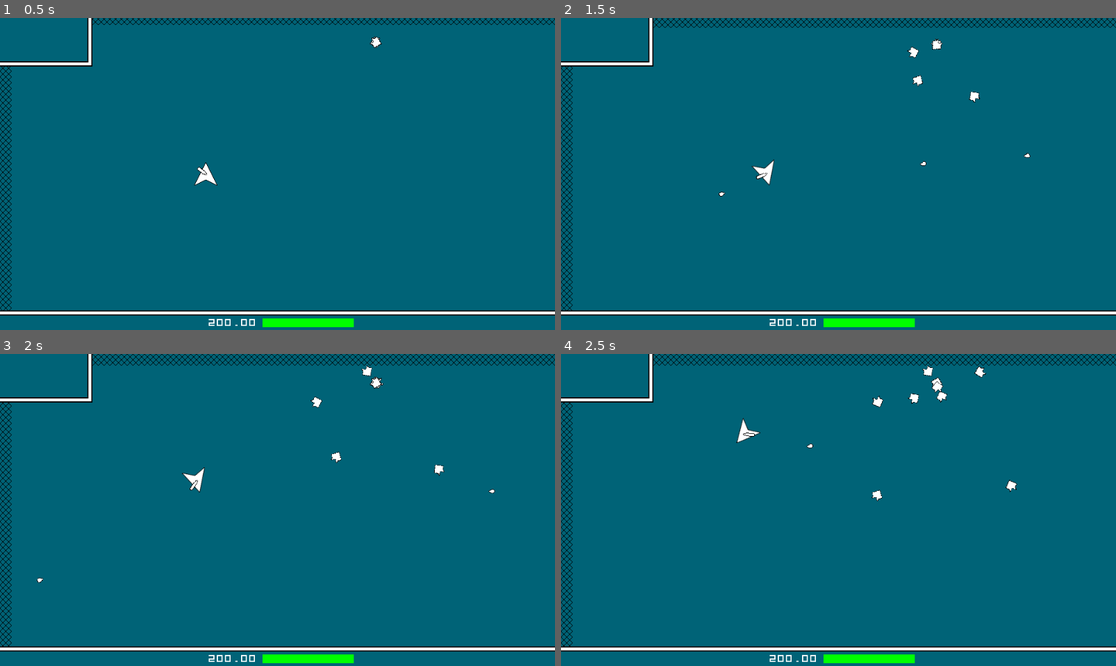
Above: before the commit, frames 1-4 (two rows, left to right).
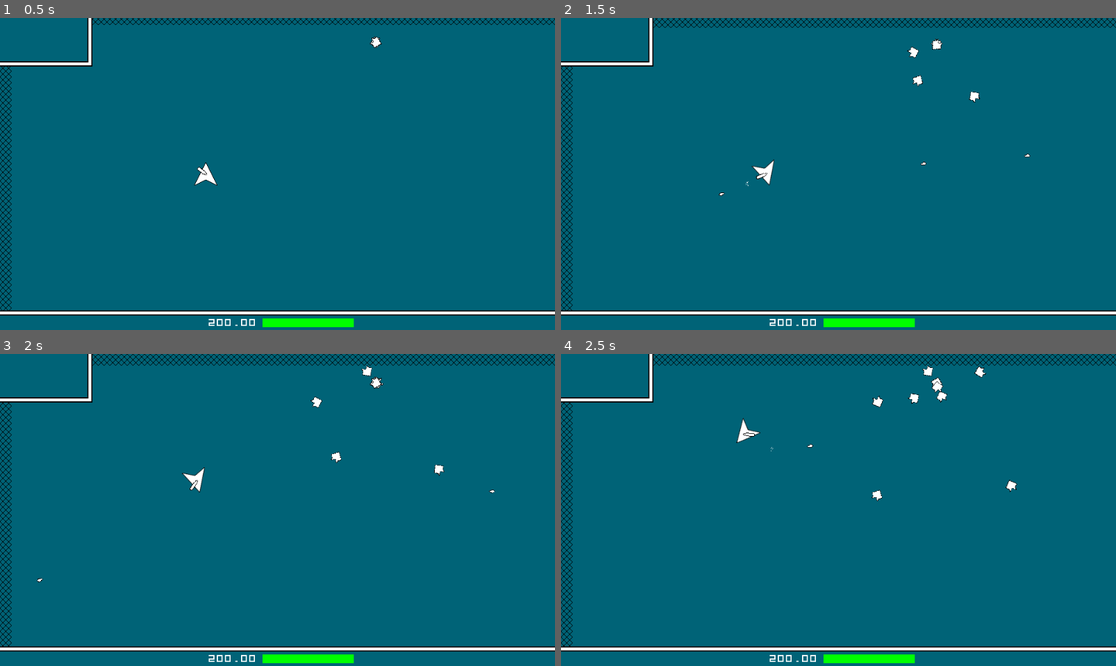
Above: after the commit, the same moments.

Repository: LangII/ProjectSpaceMiner
Game: Godot game, scene res://scenes/Main.tscn
The game is run twice, just before and just after one commit, with the same random seed, the same clock (stepped at 60 frames per second) and the same inputs.
Inputs (mouse positions are in pixels of both pictures, inside the frame that each line leads up to):
- Up to frame 1 (0.5 s): no input
- Up to frame 2 (1.5 s): move the mouse to (960, 158) at 0.52 s; press the mouse at (960, 158) at 0.53 s; hold D (right) 0.53-1.28 s; move the mouse to (727, 189) at 1.27 s; release the mouse at (727, 189) at 1.28 s; hold S (down) from 1.28 s (still down); click (727, 189) at 1.35 s
- Up to frame 3 (2 s): keep holding S (down)
- Up to frame 4 (2.5 s): move the mouse to (894, 441) at 2.02 s; release S (down) at 2.03 s; hold D (right) from 2.03 s (still down); hold T (test) from 2.03 s (still down); click (894, 441) at 2.3 s

Frame 1 is identical in both runs. In frame 2, less than 0.1% of the frame differs, in the area x 28-85%, y 43-58%; in frame 3, less than 0.1%; in frame 4, less than 0.1%.

Commit message:
add shoot bullet particles

Diff:
--- a/scenes/Bullet01.tscn
+++ b/scenes/Bullet01.tscn
@@ -1,7 +1,7 @@
 [gd_scene load_steps=4 format=2]
 
 [ext_resource path="res://scripts/Bullet01.gd" type="Script" id=1]
-[ext_resource path="res://sprites/bullet_01.png" type="Texture" id=2]
+[ext_resource path="res://sprites/bullet_01a.png" type="Texture" id=2]
 
 [sub_resource type="CircleShape2D" id=1]
 radius = 4.0
--- a/scenes/Gameplay.tscn
+++ b/scenes/Gameplay.tscn
@@ -26,6 +26,16 @@
 scale = 2.0
 color = Color( 0.588235, 0.588235, 0.588235, 1 )
 
+[sub_resource type="ParticlesMaterial" id=3]
+lifetime_randomness = 0.8
+flag_disable_z = true
+direction = Vector3( 0, -1, 0 )
+spread = 20.0
+gravity = Vector3( 0, 0, 0 )
+initial_velocity = 100.0
+orbit_velocity = 0.0
+orbit_velocity_random = 0.0
+
 [node name="Gameplay" type="Node"]
 script = ExtResource( 1 )
 
@@ -50,3 +60,14 @@
 explosiveness = 0.9
 randomness = 0.6
 process_material = SubResource( 2 )
+
+[node name="ShipShootBulletParticles2D" type="Particles2D" parent="."]
+emitting = false
+amount = 12
+lifetime = 0.2
+one_shot = true
+explosiveness = 0.8
+randomness = 0.8
+process_material = SubResource( 3 )
+
+[node name="BulletToAnyColParticles2D" type="Particles2D" parent="."]
--- a/scripts/Gameplay.gd
+++ b/scripts/Gameplay.gd
@@ -21,7 +21,7 @@
 var HUD_SCN_REF = 'res://scenes/Hud.tscn'
 
 #onready var SEED = util.rng.randi()
-#onready var SEED = hash('1234')
+#onready var SEED = hash('bender rules')
 onready var SEED = 4057731354
 
 var tile_map_logic = null
@@ -183,3 +183,9 @@
 func setEnemyColParticles(_pos):
     $ShipToEnemyColParticles2D.global_position = _pos
     $ShipToEnemyColParticles2D.restart()
+
+
+func setShipShootBulletParticles(_pos, _rot):
+    $ShipShootBulletParticles2D.global_position = _pos
+    $ShipShootBulletParticles2D.rotation = _rot
+    $ShipShootBulletParticles2D.restart()
--- a/scripts/Ship.gd
+++ b/scripts/Ship.gd
@@ -148,12 +148,18 @@
 
 
 func shoot():
+    # reset can_shoot
     can_shoot = false
     $CanShootTimer.start()
-    var dir = Vector2(1, 0).rotated($Turret.global_rotation - deg2rad(90))
-    var b = bullet_01.instance()
-    projectiles.add_child(b)
-    b.start($Turret/BulletSpawn.global_position, dir)
+    # get scope vars
+    var bullet = bullet_01.instance()
+    var bullet_spawn_pos = $Turret/BulletSpawn.global_position
+    var bullet_spawn_rot = $Turret/BulletSpawn.global_rotation
+    var bullet_vector = Vector2(1, 0).rotated($Turret.global_rotation - deg2rad(90))
+    # call bullet spawn funcs
+    projectiles.add_child(bullet)
+    bullet.start(bullet_spawn_pos, bullet_vector)
+    gameplay.setShipShootBulletParticles(bullet_spawn_pos, bullet_spawn_rot)
 
 
 func takeDmg(_dmg):
Not shown: 1 places in scenes/Gameplay.tscn that only renumber resources
Binary file added: sprites/bullet_01a.png
Not shown, added: sprites/bullet_01a.png.import
